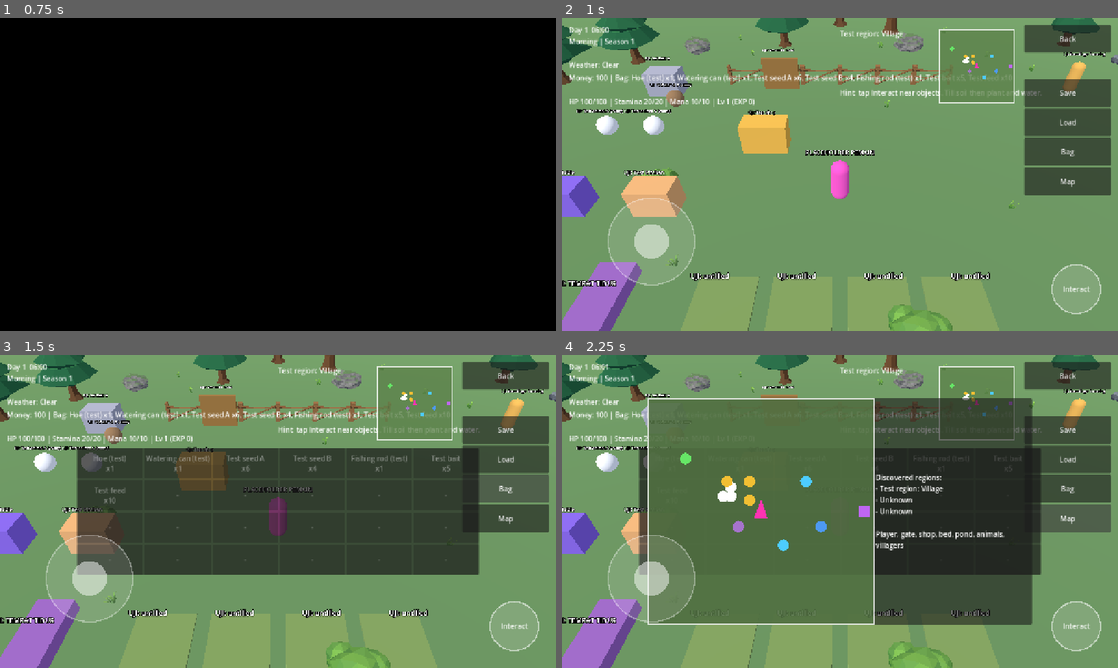
Above: before the commit, frames 1-4 (two rows, left to right).
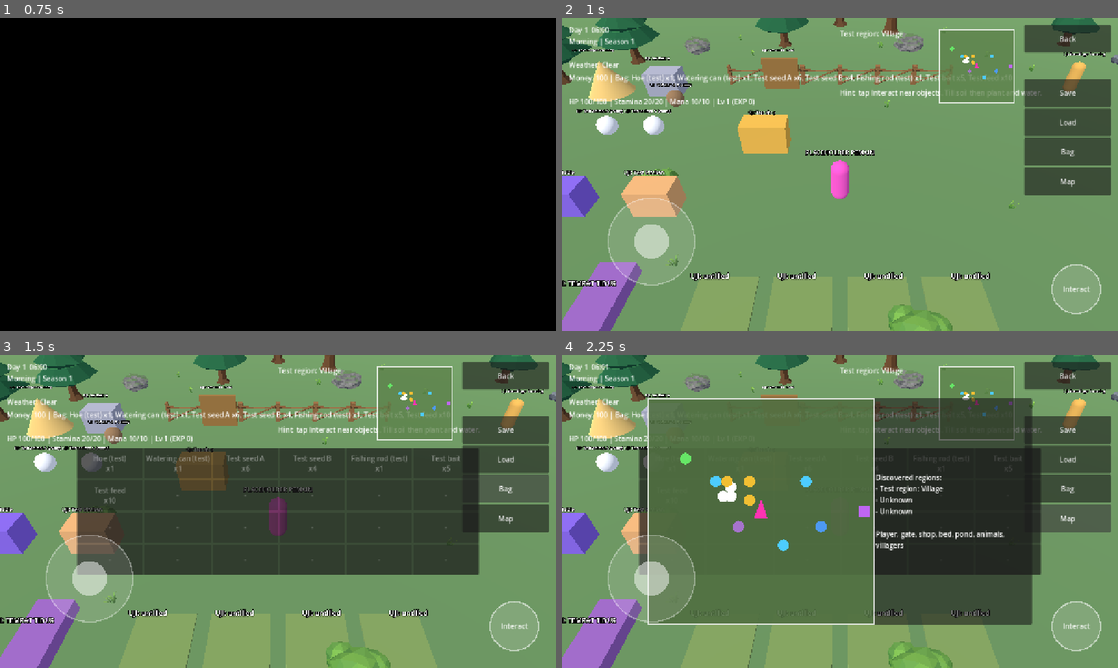
Above: after the commit, the same moments.

Repository: hadydaw/FARMING-ADVENTURE-NUSANTARA
Game: Godot game, scene res://game/boot/boot.tscn
Two runs of this game, one before a commit and one after it. Both use one fixed random seed, a clock stepped at 60 frames per second and the inputs below.
Inputs:
- Up to frame 1 (0.75 s): click "Start (test starter world)" at 0.5 s
- Up to frame 2 (1 s): no input
- Up to frame 3 (1.5 s): click "Bag" at 1.25 s
- Up to frame 4 (2.25 s): click "Map" at 2 s

Frame 1 is identical in both runs. In frame 2, 0.7% of the frame differs, in the area x 1-73%, y 10-27%; in frame 3, 0.7%; in frame 4, 0.8%, in the area x 1-73%, y 10-43%.

Commit message:
Companion dasar (data sementara)
Co-Authored-By: Claude Sonnet 5.5 <noreply@anthropic.com>
Claude-Session: https://claude.ai/code/session_011Entza5SoCyMwr8kuup11f

Diff:
--- a/game/combat/combat_state.gd
+++ b/game/combat/combat_state.gd
@@ -9,6 +9,8 @@
 
 var config: Dictionary
 var exp_total := 0
+var bonus_attack := 0   # dari companion aktif (turunan, tidak disimpan)
+var bonus_guard := 0
 var kills := 0
 var _monsters: Dictionary = {}   # id monster -> row
 var _spawns: Dictionary = {}     # id spawn -> row
@@ -31,6 +33,11 @@
 		if exp_total >= int(th[i]):
 			lv = i + 1
 	return lv
+
+
+## Pertahanan pemain (dasar + penahan companion).
+func player_defense() -> int:
+	return int(config["player_defense"]) + bonus_guard
 
 
 func spawn_monster(spawn_id: String) -> Dictionary:
@@ -57,7 +64,7 @@
 		if (sl as Dictionary).is_empty():
 			continue
 		best = maxi(best, int((item_defs.get(str(sl["item"]), {}) as Dictionary).get("attack", 0)))
-	return int(config["base_attack"]) + best + (level() - 1) * int(config["attack_per_level"])
+	return int(config["base_attack"]) + best + (level() - 1) * int(config["attack_per_level"]) + bonus_attack
 
 
 ## Satu putaran serang. Mengembalikan {ok, reason, dealt, taken, defeated, drops:[{item,count}], exp, fainted, leveled}.
@@ -93,7 +100,7 @@
 		res["drops"] = _roll_drops(mon, spawn_id, day, world_seed, inventory)
 		return res
 	_hp[spawn_id] = hp
-	var taken := maxi(0, int(mon["attack"]) - int(config["player_defense"]))
+	var taken := maxi(0, int(mon["attack"]) - player_defense())
 	res["taken"] = absi(vitality.change("health", -taken))
 	if vitality.value("health") <= 0:
 		res["fainted"] = true
--- /dev/null
+++ b/game/companion/companion_state.gd
@@ -0,0 +1,84 @@
+class_name CompanionState
+extends RefCounted
+## Companion dasar (D-019, SEMENTARA): direkrut dengan uang, SATU yang aktif membantu bertarung
+## (bonus serangan + penahan sebagian serangan balik). Tanpa AI/pertarungan sendiri, tanpa kepribadian.
+
+const SAVE_VERSION := 1
+
+var _rows: Dictionary = {}
+var _order: Array = []
+var _owned: Dictionary = {}
+var active_id := ""
+
+
+func _init(rows: Array) -> void:
+	for r in rows:
+		_rows[str(r["id"])] = r
+		_order.append(str(r["id"]))
+
+
+func ids() -> Array:
+	return _order
+
+
+func row(id: String) -> Dictionary:
+	return _rows.get(id, {})
+
+
+func owned(id: String) -> bool:
+	return _owned.has(id)
+
+
+func attack_bonus() -> int:
+	return int(_rows[active_id]["attack"]) if active_id != "" else 0
+
+
+func guard_bonus() -> int:
+	return int(_rows[active_id]["guard"]) if active_id != "" else 0
+
+
+func recruit(id: String, economy: Economy) -> Dictionary:
+	if not _rows.has(id):
+		return {"ok": false, "reason": "unknown"}
+	if _owned.has(id):
+		return {"ok": false, "reason": "owned"}
+	if economy.money < int(_rows[id]["cost"]):
+		return {"ok": false, "reason": "no_money"}
+	economy.money -= int(_rows[id]["cost"])
+	_owned[id] = true
+	return {"ok": true, "reason": ""}
+
+
+## Aktifkan (menggantikan yang lama) atau istirahatkan bila sudah aktif.
+func toggle_active(id: String) -> Dictionary:
+	if not _rows.has(id):
+		return {"ok": false, "reason": "unknown"}
+	if not _owned.has(id):
+		return {"ok": false, "reason": "not_owned"}
+	active_id = "" if active_id == id else id
+	return {"ok": true, "reason": ""}
+
+
+func reset() -> void:
+	_owned.clear()
+	active_id = ""
+
+
+func to_dict() -> Dictionary:
+	return {"v": SAVE_VERSION, "owned": _owned.keys(), "active": active_id}
+
+
+func from_dict(data: Dictionary) -> bool:
+	if int(data.get("v", -1)) != SAVE_VERSION or typeof(data.get("owned", null)) != TYPE_ARRAY:
+		return false
+	var o: Dictionary = {}
+	for id in data["owned"]:
+		if not _rows.has(str(id)):
+			return false
+		o[str(id)] = true
+	var act := str(data.get("active", ""))
+	if act != "" and not o.has(act):
+		return false
+	_owned = o
+	active_id = act
+	return true
--- a/game/core/data_registry.gd
+++ b/game/core/data_registry.gd
@@ -31,6 +31,8 @@
 	"festivals": "res://game/data/festivals.json",
 	"upgrades": "res://game/data/upgrades.json",
 	"upgrade_config": "res://game/data/upgrade_config.json",
+	"companions": "res://game/data/companions.json",
+	"companion_config": "res://game/data/companion_config.json",
 	"regions": "res://game/data/regions.json",
 	"region_links": "res://game/data/region_links.json",
 	"economy_config": "res://game/data/economy_config.json",
--- /dev/null
+++ b/game/data/companion_config.json
@@ -0,0 +1,9 @@
+[
+	{
+		"id": "default",
+		"provisional": true,
+		"x": -12.0,
+		"z": -8.0,
+		"name_key": "COMPANION_CAMP"
+	}
+]
--- /dev/null
+++ b/game/data/companions.json
@@ -0,0 +1,20 @@
+[
+	{
+		"id": "companion_test_a",
+		"provisional": true,
+		"name_key": "COMPANION_TEST_A",
+		"cost": 120,
+		"attack": 2,
+		"guard": 1,
+		"color": "#e0a040"
+	},
+	{
+		"id": "companion_test_b",
+		"provisional": true,
+		"name_key": "COMPANION_TEST_B",
+		"cost": 220,
+		"attack": 4,
+		"guard": 2,
+		"color": "#40a0e0"
+	}
+]
--- a/game/data/interaction_types.json
+++ b/game/data/interaction_types.json
@@ -88,5 +88,11 @@
 		"prompt_key": "FARM_ACT_UPGRADE",
 		"max_distance": 2.4,
 		"min_facing_dot": 0.0
+	},
+	{
+		"id": "camp",
+		"prompt_key": "FARM_ACT_CAMP",
+		"max_distance": 2.4,
+		"min_facing_dot": 0.0
 	}
 ]
--- a/game/dungeon/dungeon_state.gd
+++ b/game/dungeon/dungeon_state.gd
@@ -106,7 +106,7 @@
 			room += 1
 			enemy_hp = int(current_monster()["hp"])
 		return res
-	var taken := maxi(0, int(mon["attack"]) - int(combat.config["player_defense"]))
+	var taken := maxi(0, int(mon["attack"]) - combat.player_defense())
 	res["taken"] = absi(vitality.change("health", -taken))
 	if vitality.value("health") <= 0:
 		res["fainted"] = true
--- a/game/farming/farming_session.gd
+++ b/game/farming/farming_session.gd
@@ -31,6 +31,7 @@
 var achievements: AchievementState
 var festivals: FestivalCalendar
 var upgrades: UpgradeState
+var companions: CompanionState
 var _base_slots := 0
 var recipes: Array = []
 var stations: Array = []
@@ -55,6 +56,7 @@
 	achievements = AchievementState.new(extras.get("achievements", []))
 	festivals = FestivalCalendar.new(extras.get("festivals", []))
 	upgrades = UpgradeState.new(extras.get("upgrades", []))
+	companions = CompanionState.new(extras.get("companions", []))
 	recipes = extras.get("recipes", [])
 	stations = extras.get("stations", [])
 	for sh in extras.get("shops", []):
@@ -98,6 +100,7 @@
 	achievements.reset()
 	festivals.reset()
 	upgrades.reset()
+	companions.reset()
 	_apply_upgrades()
 	for id in vitality.ids():
 		vitality.restore_full(id)
@@ -157,11 +160,13 @@
 
 
 func to_dict() -> Dictionary:
-	return {"v": SAVE_VERSION, "world_seed": world_seed, "vital …(309 unchanged characters)… ict(), "upgrades": upgrades.to_dict(), "inventory": inventory.to_dict(), "grid": grid.to_dict()}
+	return {"v": SAVE_VERSION, "world_seed": world_seed, "vital …(309 unchanged characters)… ict(), "upgrades": upgrades.to_dict(), "companions": companions.to_dict(), "inventory": inventory.to_dict(), "grid": grid.to_dict()}
 
 
 ## Terapkan efek upgrade (slot tas, meter maksimum) dari himpunan upgrade yang dimiliki.
 func _apply_upgrades() -> void:
+	combat.bonus_attack = companions.attack_bonus()
+	combat.bonus_guard = companions.guard_bonus()
 	inventory.set_slot_count(_base_slots + upgrades.bonus_slots())
 	for id in vitality.ids():
 		vitality.set_max_bonus(str(id), upgrades.meter_bonus(str(id)))
@@ -169,11 +174,17 @@
 
 ## Semua-atau-tidak, termasuk upgrade (ukuran tas/meter bergantung padanya, jadi diterapkan dulu).
 func from_dict(data: Dictionary) -> bool:
-	if typeof(data.get("upgrades", {})) != TYPE_DICTIONARY:
+	if typeof(data.get("upgrades", {})) != TYPE_DICTIONARY or typeof(data.get("companions", {})) != TYPE_DICTIONARY:
 		return false
 	var backup := to_dict()
+	if data.has("companions"):
+		if not companions.from_dict(data["companions"]):
+			return false
+	else:
+		companions.reset()
 	if data.has("upgrades"):
 		if not upgrades.from_dict(data["upgrades"]):
+			companions.from_dict(backup["companions"])
 			return false
 	else:
 		upgrades.reset()
@@ -181,6 +192,7 @@
 	if _from_dict_core(data):
 		return true
 	upgrades.from_dict(backup["upgrades"])
+	companions.from_dict(backup["companions"])
 	_apply_upgrades()
 	inventory.from_dict(backup["inventory"])
 	vitality.from_dict(backup["vitality"])
@@ -349,6 +361,16 @@
 	return achievements.evaluate(stats())
 
 
+func companion_recruit(id: String) -> Dictionary:
+	return companions.recruit(id, economy)
+
+
+func companion_toggle(id: String) -> Dictionary:
+	var r := companions.toggle_active(id)
+	_apply_upgrades()
+	return r
+
+
 func upgrade_buy(id: String) -> Dictionary:
 	var r := upgrades.buy(id, inventory, economy)
 	if bool(r["ok"]):
--- a/game/i18n/translations.csv
+++ b/game/i18n/translations.csv
@@ -333,3 +333,15 @@
 UPGRADE_NO_OWNED,Sudah dimiliki,Already owned
 UPGRADE_NO_LOCKED,Butuh upgrade sebelumnya,Needs earlier upgrade
 UPGRADE_NO_UNKNOWN,Upgrade tidak dikenal,Unknown upgrade
+FARM_ACT_CAMP,Kemah Teman,Companion Camp
+COMPANION_CAMP,Kemah Teman Uji,Test Companion Camp
+COMPANION_TEST_A,Teman Uji A,Test Companion A
+COMPANION_TEST_B,Teman Uji B,Test Companion B
+COMPANION_RECRUIT,Rekrut,Recruit
+COMPANION_ACTIVE,Aktif (ketuk untuk istirahatkan),Active (tap to rest)
+COMPANION_READY,Siap (ketuk untuk ikut),Ready (tap to bring along)
+COMPANION_DONE,Teman diperbarui,Companion updated
+COMPANION_NO_NO_MONEY,Uang kurang,Not enough money
+COMPANION_NO_OWNED,Sudah direkrut,Already recruited
+COMPANION_NO_NOT_OWNED,Belum direkrut,Not recruited
+COMPANION_NO_UNKNOWN,Teman tidak dikenal,Unknown companion
--- a/game/world/world_start.gd
+++ b/game/world/world_start.gd
@@ -42,6 +42,7 @@
 	_build_monsters()
 	_build_board()
 	_build_upgrade_site()
+	_build_camp()
 	_build_dungeon_entrance()
 	Events.interaction_performed.connect(_on_interacted)
 	if SaveService.pending_load_slot >= 0:
@@ -51,6 +52,7 @@
 
 
 func _process(delta: float) -> void:
+	_follow_companion(delta)
 	_move_npcs(delta)
 	_update_map()
 	_update_fishing(delta)
@@ -74,6 +76,8 @@
 		return ""
 	if sensor.current.has_meta("station_id"):
 		return tr("FARM_ACT_CRAFT") + ": " + tr(str(sensor.current.get_meta("label_key", "")))
+	if sensor.current.has_meta("is_camp"):
+		return tr("FARM_ACT_CAMP")
 	if sensor.current.has_meta("is_upgrade"):
 		return tr("FARM_ACT_UPGRADE")
 	if sensor.current.has_meta("dungeon_id"):
@@ -114,6 +118,9 @@
 		return
 	if target.has_meta("station_id"):
 		_open_station(str(target.get_meta("station_id")))
+		return
+	if target.has_meta("is_camp"):
+		_open_camp()
 		return
 	if target.has_meta("is_upgrade"):
 		_open_upgrades()
@@ -331,7 +338,7 @@
 		"economy_config": DataRegistry.get_row("economy_config", "default"), "item_prices": DataRegistry.rows("item_prices"), "shops": DataRegistry.rows("shops"),
 		"gather_nodes": DataRegistry.rows("gather_nodes"), "recipes": DataRegistry.rows("recipes"), "stations": DataRegistry.rows("crafting_stations"),
 		"monsters": DataRegistry.rows("monsters"), "monster_spawns": DataRegistry.rows("monster_spawns"), "combat_config": DataRegistry.get_row("combat_config", "default"),
-		"upgrades": DataRegistry.rows("upgrades") …(245 unchanged characters)…
+		"companions": DataRegistry.rows("companions"), "upgrades": DataRegistry.rows("upgrades") …(245 unchanged characters)…
 	farming.sleep.finished.connect(_on_woke_up)
 	_build_bed()
 	_build_pond()
@@ -385,6 +392,7 @@
 
 func refresh_farm_visuals() -> void:
 	_announce_milestones()
+	_update_companion_visual()
 	for pid in plot_nodes:
 		var plot: FarmPlot = farming.grid.plot(pid)
 		var node: Node3D = plot_nodes[pid]
@@ -1094,6 +1102,9 @@
 	if _open_station_id == "__board__":
 		_on_board_pressed(id)
 		return
+	if _open_station_id == "__camp__":
+		_on_camp_pressed(id)
+		return
 	if _open_station_id == "__upgrade__":
 		_on_upgrade_pressed(id)
 		return
@@ -1455,3 +1466,95 @@
 	var r := farming.upgrade_buy(id)
 	hud.show_message(tr("UPGRADE_DONE") if bool(r["ok"]) else tr("UPGRADE_NO_" + str(r["reason"]).to_upper()))
 	_refresh_upgrades()
+
+
+# --- Kemah teman + pengikut visual (SEMENTARA) ---
+
+var companion_node: MeshInstance3D
+
+
+func _build_camp() -> void:
+	var cfg: Dictionary = DataRegistry.get_row("companion_config", "default")
+	var node := Node3D.new()
+	node.name = "CompanionCamp"
+	node.position = Vector3(float(cfg["x"]), 0.0, float(cfg["z"]))
+	var mesh := MeshInstance3D.new()
+	var cone := CylinderMesh.new()
+	cone.top_radius = 0.05
+	cone.bottom_radius = 1.1
+	cone.height = 1.6
+	mesh.mesh = cone
+	mesh.position.y = 0.8
+	var mat := StandardMaterial3D.new()
+	mat.albedo_color = Color(0.85, 0.7, 0.4)
+	mesh.material_override = mat
+	node.add_child(mesh)
+	var label := Label3D.new()
+	label.text = "UJI: " + tr(str(cfg["name_key"]))
+	label.pixel_size = 0.005
+	label.position = Vector3(0, 2.2, 0)
+	label.billboard = BaseMaterial3D.BILLBOARD_ENABLED
+	node.add_child(label)
+	var it := Interactable.new()
+	it.interaction_type = "camp"
+	node.add_child(it)
+	it.set_meta("is_camp", true)
+	add_child(node)
+	_markers.append({"node": node, "kind": "npc", "region": "region_village"})
+	companion_node = MeshInstance3D.new()
+	var sph := SphereMesh.new()
+	sph.radius = 0.35
+	sph.height = 0.7
+	companion_node.mesh = sph
+	companion_node.material_override = StandardMaterial3D.new()
+	companion_node.visible = false
+	add_child(companion_node)
+
+
+func _open_camp() -> void:
+	_open_station_id = "__camp__"
+	GameTime.clock.pause("menu")
+	player.set_physics_process(false)
+	_refresh_camp()
+
+
+func _refresh_camp() -> void:
+	var cp := farming.companions
+	var rows: Array = []
+	for id in cp.ids():
+		var r := cp.row(str(id))
+		var tail := ""
+		var enabled := true
+		if not cp.owned(str(id)):
+			tail = "%s %d" % [tr("COMPANION_RECRUIT"), int(r["cost"])]
+		else:
+			tail = tr("COMPANION_ACTIVE") if cp.active_id == str(id) else tr("COMPANION_READY")
+		rows.append({"id": str(id), "text": "%s  [%s]  (ATK +%d, DEF +%d)" % [tr(str(r["name_key"])), tail, int(r["attack"]), int(r["guard"])], "enabled": enabled})
+	hud.show_menu(tr("COMPANION_CAMP"), rows)
+	_update_companion_visual()
+	refresh_farm_visuals()
+
+
+func _on_camp_pressed(id: String) -> void:
+	var cp := farming.companions
+	var r: Dictionary = cp.recruit(id, farming.economy) if not cp.owned(id) else farming.companion_toggle(id)
+	hud.show_message(tr("COMPANION_DONE") if bool(r["ok"]) else tr("COMPANION_NO_" + str(r["reason"]).to_upper()))
+	_refresh_camp()
+
+
+func _update_companion_visual() -> void:
+	if companion_node == null:
+		return
+	var id := farming.companions.active_id
+	companion_node.visible = id != ""
+	if id != "":
+		(companion_node.material_override as StandardMaterial3D).albedo_color = Color(str(farming.companions.row(id)["color"]))
+		if companion_node.position.distance_to(player.global_position) > 6.0:
+			companion_node.global_position = player.global_position + Vector3(1.2, 0.4, 1.2)
+
+
+func _follow_companion(delta: float) -> void:
+	if companion_node == null or player == null or not companion_node.visible:
+		return
+	var target := player.global_position + Vector3(1.2, 0.5, 1.2)
+	companion_node.global_position = companion_node.global_position.lerp(target, clampf(delta * 4.0, 0.0, 1.0))
--- /dev/null
+++ b/tests/unit/test_companion.gd
@@ -0,0 +1,72 @@
+extends TestCase
+
+func _session() -> FarmingSession:
+	var clock := GameClock.new(DataRegistry.get_row("time_config", "default"))
+	return FarmingSession.new(clock, DataRegistry.rows("items"), DataRegistry.rows("crops"), [], DataRegistry.get_row("farm_config", "default"), [], [], 1, DataRegistry.rows("vitality_meters"), {}, {
+		"monsters": DataRegistry.rows("monsters"), "monster_spawns": DataRegistry.rows("monster_spawns"), "combat_config": DataRegistry.get_row("combat_config", "default"),
+		"economy_config": DataRegistry.get_row("economy_config", "default"), "item_prices": DataRegistry.rows("item_prices"),
+		"companions": DataRegistry.rows("companions"), "dungeons": DataRegistry.rows("dungeons")})
+
+
+func run() -> void:
+	for c in DataRegistry.rows("companions"):
+		check(bool(c.get("provisional", false)) and int(c["cost"]) > 0 and int(c["attack"]) >= 0, "companion valid: %s" % c["id"])
+		check(tr(str(c["name_key"])) != str(c["name_key"]), "terjemahan")
+	var s := _session()
+	var base_atk := s.combat.player_attack(s.inventory, s.item_defs)
+	check_eq(str(s.companion_toggle("companion_test_a")["reason"]), "not_owned", "belum direkrut")
+	check_eq(str(s.companion_recruit("palsu")["reason"]), "unknown", "tak dikenal")
+	s.economy.money = 50
+	check_eq(str(s.companion_recruit("companion_test_a")["reason"]), "no_money", "uang kurang")
+	check_eq(s.economy.money, 50, "uang tetap")
+	s.economy.money = 500
+	check(bool(s.companion_recruit("companion_test_a")["ok"]), "rekrut")
+	check_eq(s.economy.money, 380, "biaya dibayar")
+	check_eq(str(s.companion_recruit("companion_test_a")["reason"]), "owned", "tidak dobel")
+	check_eq(s.combat.player_attack(s.inventory, s.item_defs), base_atk, "belum aktif: tanpa bonus")
+	check(bool(s.companion_toggle("companion_test_a")["ok"]), "aktifkan")
+	check_eq(s.combat.player_attack(s.inventory, s.item_defs), base_atk + 2, "bonus serangan")
+	check_eq(s.combat.player_defense(), 1, "bonus penahan")
+	# Penahan mengurangi serangan balik: slime atk 3 -> 2
+	var r := s.attack_monster("ms_forest_1")
+	check_eq(int(r["taken"]), 2, "serangan balik dikurangi penahan")
+	# Ganti dan istirahatkan
+	s.economy.money = 500
+	s.companion_recruit("companion_test_b")
+	s.companion_toggle("companion_test_b")
+	check_eq(s.companions.active_id, "companion_test_b", "diganti")
+	check_eq(s.combat.player_attack(s.inventory, s.item_defs), base_atk + 4, "bonus teman B")
+	s.companion_toggle("companion_test_b")
+	check_eq(s.combat.player_attack(s.inventory, s.item_defs), base_atk, "istirahat: bonus hilang")
+	# Simpan/muat memulihkan teman aktif dan bonusnya
+	s.companion_toggle("companion_test_a")
+	var saved := s.to_dict()
+	var s2 := _session()
+	check(s2.from_dict(saved), "muat")
+	check_eq(s2.companions.active_id, "companion_test_a", "aktif dipulihkan")
+	check_eq(s2.combat.player_attack(s2.inventory, s2.item_defs), base_atk + 2, "bonus dipulihkan setelah muat")
+	# Save tanpa kunci companion: direset
+	var plain := _session().to_dict()
+	plain.erase("companions")
+	check(s.from_dict(plain), "muat save lama")
+	check_eq(s.companions.active_id, "", "companion direset")
+	check_eq(s.combat.bonus_attack, 0, "bonus direset")
+	# Rusak: aktif tanpa dimiliki
+	var s3 := _session()
+	s3.economy.money = 500
+	s3.companion_recruit("companion_test_a")
+	s3.companion_toggle("companion_test_a")
+	var before := JSON.stringify(s3.to_dict())
+	var bad := saved.duplicate(true)
+	bad["companions"] = {"v": 1, "owned": [], "active": "companion_test_b"}
+	check(not s3.from_dict(bad), "aktif tanpa dimiliki ditolak")
+	check_eq(JSON.stringify(s3.to_dict()), before, "rollback utuh")
+	check_eq(s3.combat.bonus_attack, 2, "bonus tetap")
+	# Dungeon memakai penahan juga
+	var d := _session()
+	d.economy.money = 500
+	d.companion_recruit("companion_test_b")
+	d.companion_toggle("companion_test_b")
+	d.dungeon_start("dungeon_test")
+	var dr := d.dungeon_attack()
+	check(bool(dr["ok"]) and int(dr["taken"]) >= 0, "dungeon berjalan dengan companion")
Not shown, added: game/companion/companion_state.gd.uid
Binary file changed: game/i18n/translations.en.translation
Binary file changed: game/i18n/translations.id.translation
Not shown, added: tests/unit/test_companion.gd.uid
Not shown, changed: CHANGELOG.md
Not shown, changed: docs/project/PROGRESS_LOG.md
